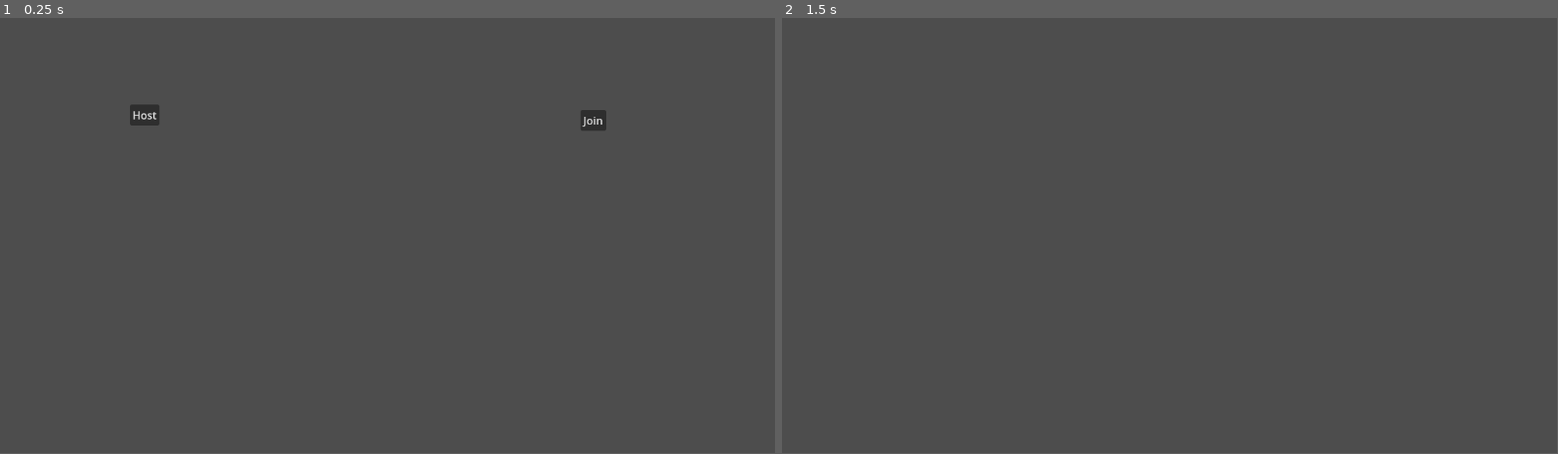
Above: before the commit, frames 1-2 (left to right).
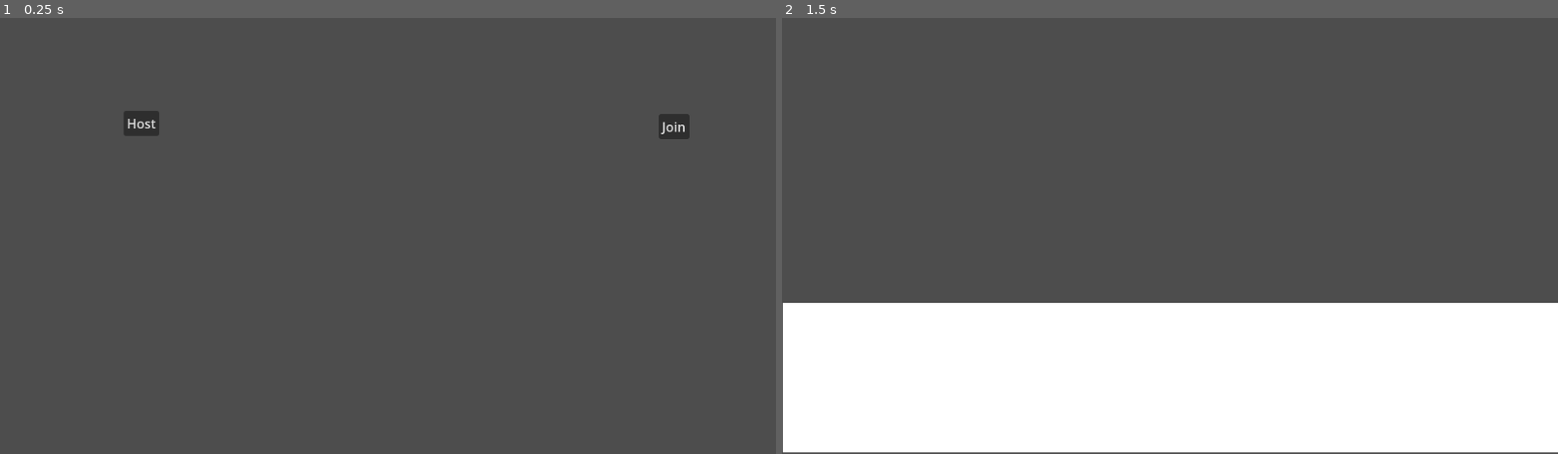
Above: after the commit, the same moments.

Repository: RCorpy/YayoOnline
Game: Godot game, scene res://main.tscn
Same seed, same stepped clock (60 frames per second), same inputs: the game is played once before the commit and once after it.
Inputs:
- Up to frame 1 (0.25 s): no input
- Up to frame 2 (1.5 s): click "Host" at 0.5 s; tap Enter at 1.25 s
In our replay, the window is 799x449 before the commit and 800x450 after it. These sizes can differ from the game's own. Grey fills any space a smaller window leaves; there, only what the larger window draws over its background counts as a difference.

The runs differ from the first frame. In frame 1, 0.6% of the frame differs, in the area x 16-89%, y 20-28%; in frame 2, 34%, in the area x 0-100%, y 65-100%.

Commit message:
baby steps on multiplayer

Diff:
--- a/main.tscn
+++ b/main.tscn
@@ -10,17 +10,17 @@
 OpponentsField_scene = ExtResource("3_104ma")
 
 [node name="HostButton" type="Button" parent="."]
-offset_left = 193.0
-offset_top = 129.0
-offset_right = 237.0
-offset_bottom = 160.0
+offset_left = 153.0
+offset_top = 115.0
+offset_right = 197.0
+offset_bottom = 146.0
 text = "Host"
 
 [node name="JoinButton" type="Button" parent="."]
-offset_left = 863.0
-offset_top = 137.0
-offset_right = 901.0
-offset_bottom = 168.0
+offset_left = 815.0
+offset_top = 119.0
+offset_right = 853.0
+offset_bottom = 150.0
 text = "Join
 "
 
--- a/project.godot
+++ b/project.godot
@@ -14,3 +14,9 @@
 run/main_scene="res://main.tscn"
 config/features=PackedStringArray("4.2", "Forward Plus")
 config/icon="res://icon.svg"
+
+[display]
+
+window/size/viewport_width=960
+window/size/viewport_height=540
+window/stretch/mode="viewport"
--- a/scenes/OpponentsField.tscn
+++ b/scenes/OpponentsField.tscn
@@ -1,3 +1,9 @@
 [gd_scene format=3 uid="uid://dsfx6hf7f6345"]
 
 [node name="EnemiesField" type="Node2D"]
+
+[node name="ColorRect" type="ColorRect" parent="."]
+offset_left = -102.0
+offset_top = -46.0
+offset_right = 101.0
+offset_bottom = 46.0
--- a/scenes/PlayerField.tscn
+++ b/scenes/PlayerField.tscn
@@ -1,3 +1,9 @@
 [gd_scene format=3 uid="uid://2ux82gdtbwg8"]
 
 [node name="PlayerField" type="Node2D"]
+
+[node name="ColorRect" type="ColorRect" parent="."]
+offset_left = 1.0
+offset_top = 353.0
+offset_right = 962.0
+offset_bottom = 538.0
--- a/scripts/Multiplayer.gd
+++ b/scripts/Multiplayer.gd
@@ -1,24 +1,51 @@
 extends Node2D
 
 const PORT = 123
+const SERVER_ADDRESS = "localhost"
 var peer = ENetMultiplayerPeer.new()
 
 @export var PlayerField_scene : PackedScene
 @export var OpponentsField_scene : PackedScene
 
 func _on_host_button_pressed():
-	enable_buttons(true)
+	enable_buttons(false)
 	peer.create_server(PORT)
 
 	#multiplayer is built in and can be accessed anywhere in godot
 	#we assign the object responsible for networking
 	multiplayer.multiplayer_peer = peer
 
+	multiplayer.peer_connected.connect(_on_peer_connected)
+
+	var player_scene = PlayerField_scene.instantiate()
+	add_child(player_scene)
+
 func _on_join_button_pressed():
-	pass # Replace with function body.
+	enable_buttons(false)
+
+	peer.create_client(SERVER_ADDRESS, PORT)
+	#multiplayer is built in and can be accessed anywhere in godot
+	#we assign the object responsible for networking
+	multiplayer.multiplayer_peer = peer
+
+	var player_scene = PlayerField_scene.instantiate()
+	add_child(player_scene)
+
+
 
 func enable_buttons(are_enabled):
-	$HostButton.disabled = !are_enabled
-	$JoinButton.disabled = !are_enabled
-	$HostButton.visible = !are_enabled
-	$JoinButton.visible = !are_enabled
+	$HostButton.disabled = are_enabled
+	$JoinButton.disabled = are_enabled
+	$HostButton.visible = are_enabled
+	$JoinButton.visible = are_enabled
+
+func _on_peer_connected(peer_id):
+	print("User connected")
+	draw_opponent()
+	rpc("draw_opponent")
+
+
+@rpc("any_peer")
+func draw_opponent():
+	var opponent_scene = OpponentsField_scene.instantiate()
+	add_child(opponent_scene)
